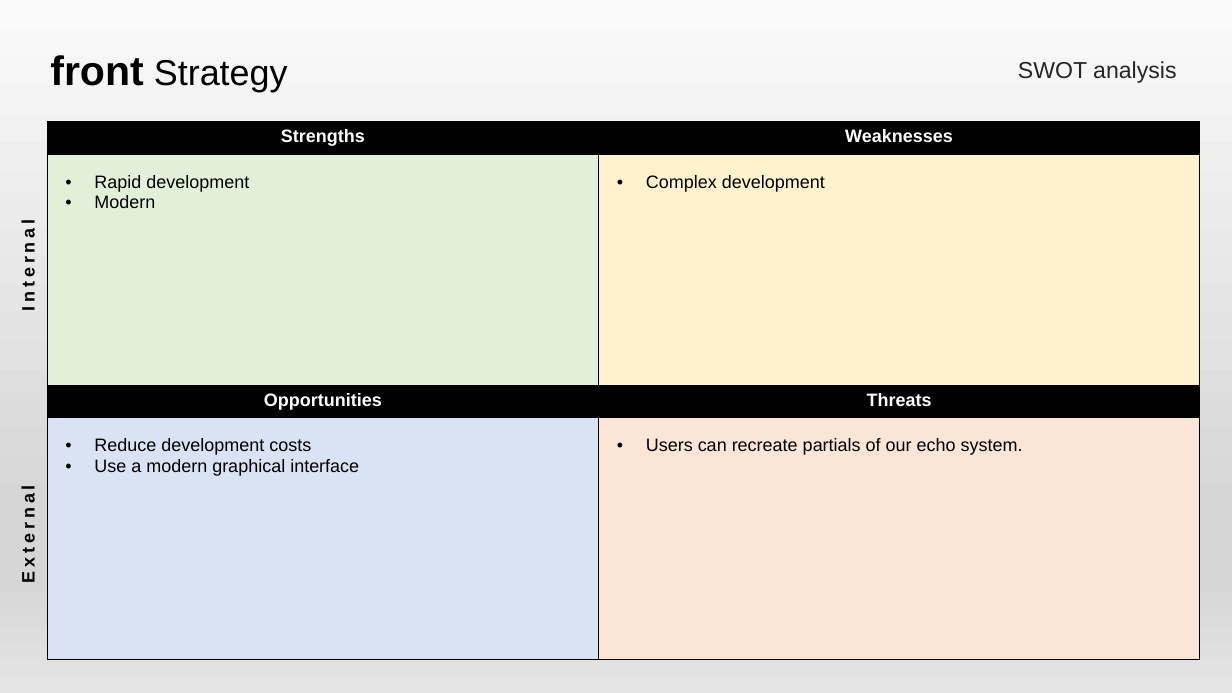
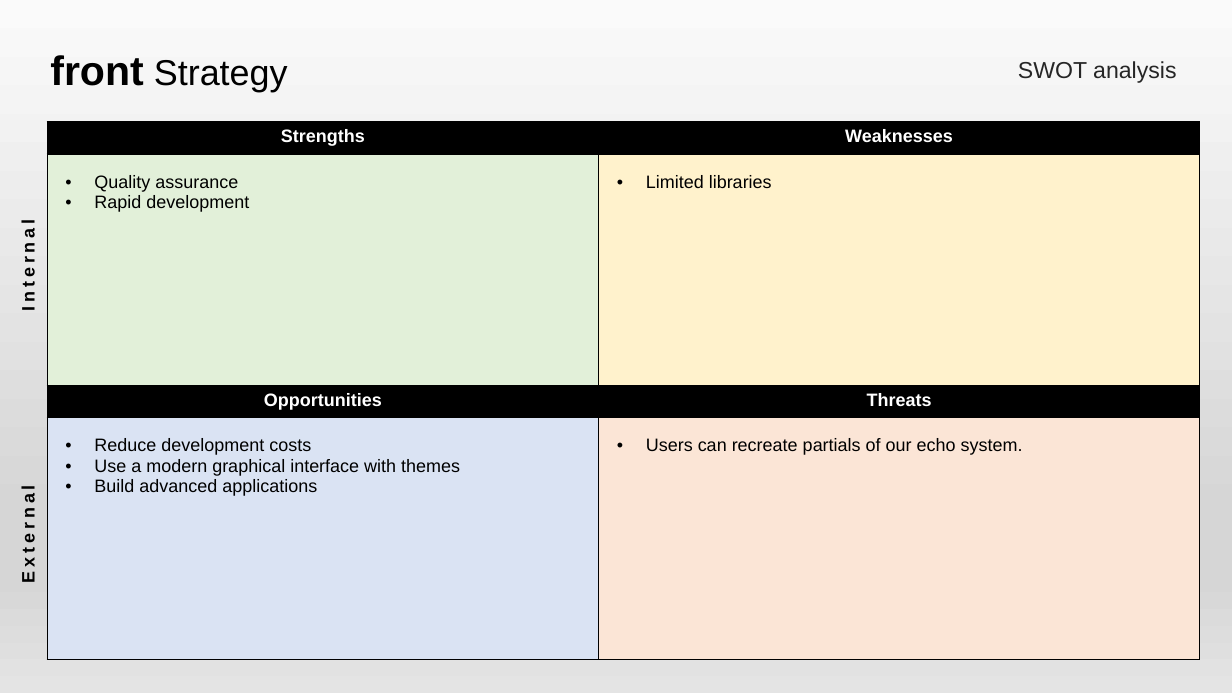
Before and after one commit to aleptra/front, a slide deck: slide 14 of _front.pptx (slide 13 before the commit). Drawn at 1232x693 pixels with LibreOffice and Linux fonts; fonts in the diff are those of the drawing. Boxes give left, top, right and bottom in pixels: in the first picture for what was removed or moved away, otherwise in the second. Text is boxed around its words. In the diff, an @@ line names an element or a change of style, - is before the commit and + after.

```diff
--- a/_front.pptx
+++ b/_front.pptx
@@ table at [0,122,1200,660] @@
-row 2, column 2: Rapid development / Modern
+row 2, column 2: Quality assurance / Rapid development
-row 2, column 3: Complex development
+row 2, column 3: Limited libraries
-row 4, column 2: Reduce development costs / Use a modern graphical interface
+row 4, column 2: Reduce development costs / Use a modern graphical interface with themes / Build advanced applications
```
Also in this commit, not shown: 3 other slides changed, 5 slides added.
